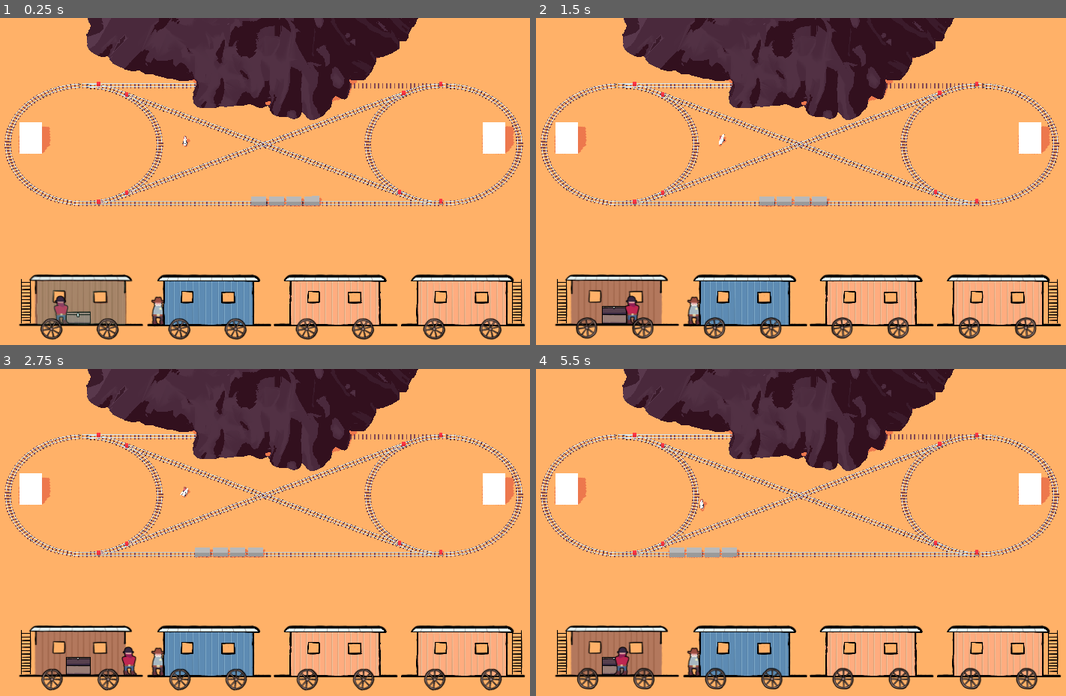
Above: before the commit, frames 1-4 (two rows, left to right).
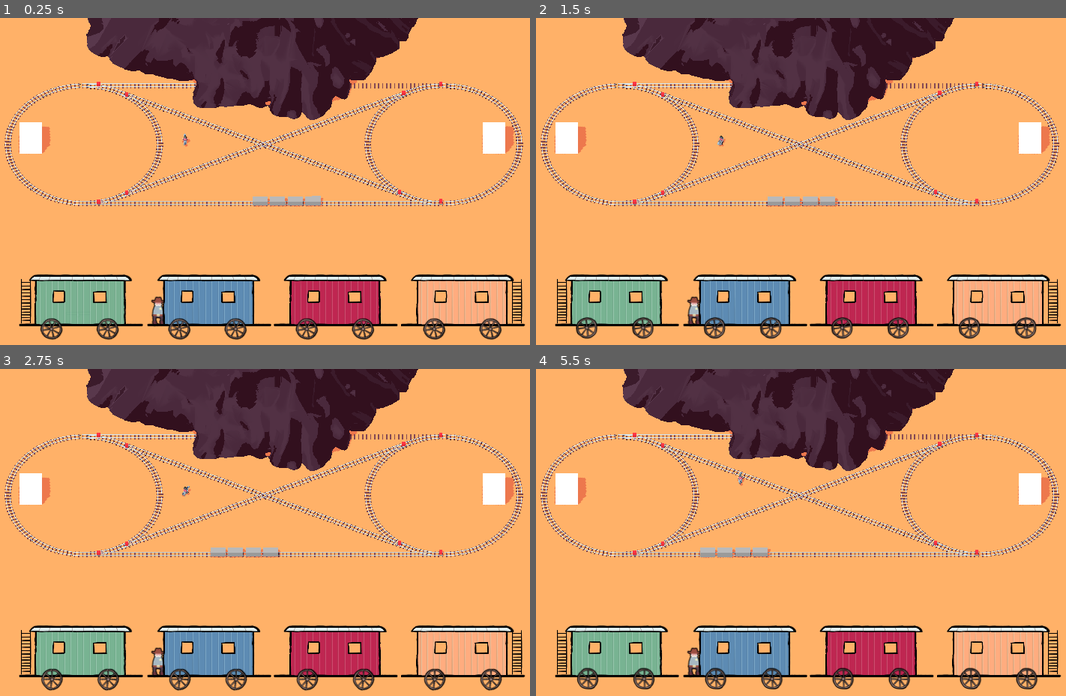
Above: after the commit, the same moments.

Repository: Miltage/train-heist
Game: Godot game, scene res://scenes/main.tscn
The game is run twice, just before and just after one commit, with the same random seed, the same clock (stepped at 60 frames per second) and the same inputs.
Inputs (mouse positions are in pixels of both pictures, inside the frame that each line leads up to):
- Up to frame 1 (0.25 s): no input
- Up to frame 2 (1.5 s): move the mouse to (938, 168) at 0.52 s; hold D (steer_right) 0.53-1.28 s; click (938, 168) at 0.6 s; tap Space (jump) at 0.77 s; move the mouse to (684, 204) at 1.27 s; hold S (move_backward) from 1.28 s (still down); click (684, 204) at 1.35 s
- Up to frame 3 (2.75 s): tap Space (jump) at 1.52 s; move the mouse to (328, 463) at 2.02 s; release S (move_backward) at 2.03 s; hold D (steer_right) from 2.03 s (still down); right-click (328, 463) at 2.1 s; click (328, 463) at 2.3 s
- Up to frame 4 (5.5 s): move the mouse to (774, 604) at 2.77 s; release D (steer_right) at 2.78 s; hold W (move_forward) 2.78-3.53 s; click (774, 604) at 2.85 s; tap Space (jump) at 3.02, 3.77, 4.52 s; move the mouse to (986, 588) at 3.52 s; hold A (steer_left) 3.53-5.03 s; click (986, 588) at 3.6 s; move the mouse to (626, 486) at 4.27 s; right-click (626, 486) at 4.35 s; click (626, 486) at 4.55 s; move the mouse to (838, 539) at 5.02 s; hold S (move_backward) from 5.03 s (still down); click (838, 539) at 5.1 s

The runs differ from the first frame. In frame 1, 5.0% of the frame differs, in the area x 3-100%, y 35-95%; in frame 2, 5.0%; in frame 3, 5.2%; in frame 4, 5.3%, in the area x 3-100%, y 31-95%.

Commit message:
Player can board and leave train

Diff:
--- a/scenes/bandit.tscn
+++ b/scenes/bandit.tscn
@@ -11,8 +11,9 @@
 script = ExtResource("1_wjvvg")
 
 [node name="Sprite2D" type="Sprite2D" parent="."]
+position = Vector2(0, -80)
 texture = ExtResource("1_gvbh8")
 
 [node name="CollisionShape2D" type="CollisionShape2D" parent="."]
-position = Vector2(0, 4)
+position = Vector2(0, -76)
 shape = SubResource("CapsuleShape2D_gvbh8")
--- a/scenes/main.tscn
+++ b/scenes/main.tscn
@@ -92,9 +92,10 @@
 }
 point_count = 2
 
-[node name="Main" type="Node3D" node_paths=PackedStringArray("track")]
+[node name="Main" type="Node3D" node_paths=PackedStringArray("track", "train")]
 script = ExtResource("1_tbgi4")
 track = NodePath("LeftCircle")
+train = NodePath("Train")
 
 [node name="map" parent="." instance=ExtResource("1_o5qli")]
 
--- a/scenes/player.tscn
+++ b/scenes/player.tscn
@@ -4,7 +4,9 @@
 [ext_resource type="Script" uid="uid://cd2g7rcoigx8j" path="res://scripts/Player.gd" id="1_g2els"]
 
 [sub_resource type="StandardMaterial3D" id="StandardMaterial3D_g2els"]
+transparency = 1
 no_depth_test = true
+albedo_color = Color(1, 1, 1, 0.156863)
 
 [sub_resource type="CapsuleShape3D" id="CapsuleShape3D_g2els"]
 radius = 0.2
@@ -15,9 +17,12 @@
 script = ExtResource("1_g2els")
 
 [node name="player" parent="." instance=ExtResource("1_3vyb7")]
-transform = Transform3D(0.15, 0, 0, 0, 0.15, 0, 0, 0, 0.15, 0, 0, 0)
+transform = Transform3D(-0.15, 0, 1.31134e-08, 0, 0.15, 0, -1.31134e-08, 0, -0.15, 0, 0, 0)
 
-[node name="Horse" parent="player" index="1"]
+[node name="Bandit" parent="player" index="0"]
+material_overlay = SubResource("StandardMaterial3D_g2els")
+
+[node name="Horse" parent="player" index="2"]
 material_overlay = SubResource("StandardMaterial3D_g2els")
 
 [node name="CollisionShape3D" type="CollisionShape3D" parent="."]
--- a/scenes/train_2d.tscn
+++ b/scenes/train_2d.tscn
@@ -6,6 +6,7 @@
 [ext_resource type="PackedScene" uid="uid://irdqu84riblt" path="res://scenes/bandit.tscn" id="3_jwsgh"]
 [ext_resource type="Texture2D" uid="uid://cjtxq5hhngj8g" path="res://krita/front4.png" id="4_kgevx"]
 [ext_resource type="PackedScene" uid="uid://bbfkc27lg5t4k" path="res://scenes/chest.tscn" id="4_ko07q"]
+[ext_resource type="Texture2D" uid="uid://0rvxjh72r8ye" path="res://krita/front2.png" id="6_ac5vk"]
 [ext_resource type="PackedScene" uid="uid://dr47mpigdugv1" path="res://scenes/carriage_area.tscn" id="7_ac5vk"]
 [ext_resource type="Texture2D" uid="uid://cwyhyb5clg7uv" path="res://krita/front3.png" id="7_jwsgh"]
 [ext_resource type="Texture2D" uid="uid://cac3njo8rfe5f" path="res://krita/wheel.png" id="9_jwsgh"]
@@ -13,6 +14,9 @@
 
 [sub_resource type="RectangleShape2D" id="RectangleShape2D_jwsgh"]
 size = Vector2(22.5, 462.5)
+
+[sub_resource type="CircleShape2D" id="CircleShape2D_ko07q"]
+radius = 42.5
 
 [node name="Train2D" type="Node2D"]
 texture_filter = 6
@@ -57,17 +61,18 @@
 texture = ExtResource("3_823e8")
 
 [node name="Front1" parent="." instance=ExtResource("7_ac5vk")]
-position = Vector2(2435, 220)
+position = Vector2(2435, 217.5)
 
 [node name="Front2" parent="." instance=ExtResource("7_ac5vk")]
-position = Vector2(1757.5, 220)
+position = Vector2(1757.5, 217.5)
+texture = ExtResource("6_ac5vk")
 
 [node name="Front3" parent="." instance=ExtResource("7_ac5vk")]
-position = Vector2(1082.5, 220)
+position = Vector2(1082.5, 217.5)
 texture = ExtResource("7_jwsgh")
 
 [node name="Front4" parent="." instance=ExtResource("7_ac5vk")]
-position = Vector2(402.5, 220)
+position = Vector2(397.5, 217.5)
 texture = ExtResource("4_kgevx")
 
 [node name="Wheel1" type="Sprite2D" parent="."]
@@ -115,3 +120,15 @@
 [node name="CollisionShape2D3" type="CollisionShape2D" parent="Boundaries"]
 position = Vector2(2808.75, 131.25)
 shape = SubResource("RectangleShape2D_jwsgh")
+
+[node name="Entry" type="Marker2D" parent="."]
+position = Vector2(80, 320)
+
+[node name="BoardArea" type="Area2D" parent="."]
+
+[node name="CollisionShape2D" type="CollisionShape2D" parent="BoardArea"]
+position = Vector2(77.5, 300)
+shape = SubResource("CircleShape2D_ko07q")
+
+[connection signal="body_entered" from="BoardArea" to="." method="_on_board_area_body_entered"]
+[connection signal="body_exited" from="BoardArea" to="." method="_on_board_area_body_exited"]
--- a/scenes/train_car.tscn
+++ b/scenes/train_car.tscn
@@ -1,9 +1,12 @@
-[gd_scene load_steps=3 format=3 uid="uid://csq1hupty5t2b"]
+[gd_scene load_steps=4 format=3 uid="uid://csq1hupty5t2b"]
 
 [ext_resource type="Script" uid="uid://bhphw5nun33p1" path="res://scripts/TrainCar.gd" id="1_6jgwd"]
 
 [sub_resource type="BoxShape3D" id="BoxShape3D_6jgwd"]
 size = Vector3(1.27319, 0.545166, 0.636719)
+
+[sub_resource type="BoxShape3D" id="BoxShape3D_w0owc"]
+size = Vector3(0.730469, 0.757813, 1)
 
 [node name="TrainCar" type="RigidBody3D"]
 collision_mask = 0
@@ -17,3 +20,17 @@
 [node name="CollisionShape3D" type="CollisionShape3D" parent="."]
 transform = Transform3D(1, 0, 0, 0, 1, 0, 0, 0, 1, 0, 0.392212, 0)
 shape = SubResource("BoxShape3D_6jgwd")
+
+[node name="Area3D" type="Area3D" parent="."]
+transform = Transform3D(1, 0, 0, 0, 1, 0, 0, 0, 1, -1.19442, 0, 0)
+
+[node name="CollisionShape3D" type="CollisionShape3D" parent="Area3D"]
+transform = Transform3D(1, 0, 0, 0, 1, 0, 0, 0, 1, 0.121139, 0.407427, 0)
+shape = SubResource("BoxShape3D_w0owc")
+
+[node name="CSGSphere3D" type="CSGSphere3D" parent="."]
+transform = Transform3D(1, 0, 0, 0, 1, 0, 0, 0, 1, -1.07616, 1.12836, 0)
+visible = false
+
+[connection signal="body_entered" from="Area3D" to="." method="_on_area_3d_body_entered"]
+[connection signal="body_exited" from="Area3D" to="." method="_on_area_3d_body_exited"]
--- a/scripts/Main.gd
+++ b/scripts/Main.gd
@@ -2,7 +2,18 @@
 extends Node3D
 
 @export var track:Path3D
-@export var train:TrainCar
+@export var train:Train
+
+func _ready() -> void:
+	train.player_boarded.connect(_on_player_boarded_train)
+	$Train2D.player_left.connect(_on_player_disembarked_train)
 
 func _process(_delta: float) -> void:
 	pass
+
+func _on_player_boarded_train() -> void:
+	$Player.boarded = true
+	$Train2D.board_train()
+
+func _on_player_disembarked_train() -> void:
+	$Player.boarded = false
--- a/scripts/Player.gd
+++ b/scripts/Player.gd
@@ -5,17 +5,34 @@
 const rotateSpeed:float = 0.08
 
 var v:float = 0
+var boarded:bool = false : set = set_boarded
+var followingCar:TrainCar
+var targetPos:Vector3
+var targetRotation:Vector3
 
 func _process(_delta: float) -> void:
-    if (Input.is_action_pressed("move_forward")):
-        v = lerp(v, speed, 0.2)
-    else:
-        v *= 0.8
+	if (boarded):
+		follow_car()
+		return
 
-    if (Input.is_action_pressed("steer_left")):
-        rotate_y(rotateSpeed)
-    if (Input.is_action_pressed("steer_right")):
-        rotate_y(-rotateSpeed)
+	if (Input.is_action_pressed("move_forward")):
+		v = lerp(v, speed, 0.2)
+	else:
+		v *= 0.8
 
-    velocity = velocity.lerp(basis.z * v, 0.2)
-    move_and_slide()
+	if (Input.is_action_pressed("steer_left")):
+		rotate_y(rotateSpeed)
+	if (Input.is_action_pressed("steer_right")):
+		rotate_y(-rotateSpeed)
+
+	velocity = velocity.lerp(-basis.z * v, 0.2)
+	move_and_slide()
+
+func follow_car() -> void:
+	position = followingCar.global_position + followingCar.basis.x * -1.65
+	look_at(followingCar.global_position)
+
+func set_boarded(newBoarded:bool) -> void:
+	boarded = newBoarded
+	$player/Bandit.visible = !boarded
+	$player/Hands.visible = !boarded
--- a/scripts/Train.gd
+++ b/scripts/Train.gd
@@ -1,11 +1,13 @@
 class_name Train
 extends Node3D
+
+signal player_boarded
 
 @export var leftCircle:Path3D
 @export var rightCircle:Path3D
 @export var startingTrack:Path3D
 
-var speed:float = 2
+var speed:float = 1.5
 
 var _cars:Array
 
@@ -17,7 +19,11 @@
         car.rightCircle = rightCircle
         car.set_track(startingTrack)
         car.dir = 1
+        car.player_boarded.connect(_on_player_boarded)
 
 func _process(_delta: float) -> void:
     for car in _cars:
         car.speed = speed
+
+func _on_player_boarded() -> void:
+    player_boarded.emit()
--- a/scripts/Train2D.gd
+++ b/scripts/Train2D.gd
@@ -1,29 +1,53 @@
 extends Node2D
 
+signal player_left
+
 var speed:float = 2
+var playerCanLeave:bool = false
 
 func _process(delta: float) -> void:
-    $Wheel1.rotation += delta * speed
-    $Wheel2.rotation += delta * speed
-    $Wheel3.rotation += delta * speed
-    $Wheel4.rotation += delta * speed
-    $Wheel5.rotation += delta * speed
-    $Wheel6.rotation += delta * speed
-    $Wheel7.rotation += delta * speed
-    $Wheel8.rotation += delta * speed
+	$Wheel1.rotation += delta * speed
+	$Wheel2.rotation += delta * speed
+	$Wheel3.rotation += delta * speed
+	$Wheel4.rotation += delta * speed
+	$Wheel5.rotation += delta * speed
+	$Wheel6.rotation += delta * speed
+	$Wheel7.rotation += delta * speed
+	$Wheel8.rotation += delta * speed
 
 func _ready() -> void:
-    $Chest1.bandit_entered.connect(_on_bandit_entered_chest)
-    $Chest2.bandit_entered.connect(_on_bandit_entered_chest)
-    $Chest3.bandit_entered.connect(_on_bandit_entered_chest)
-    $Chest4.bandit_entered.connect(_on_bandit_entered_chest)
-    $Chest1.bandit_exited.connect(_on_bandit_exited_chest)
-    $Chest2.bandit_exited.connect(_on_bandit_exited_chest)
-    $Chest3.bandit_exited.connect(_on_bandit_exited_chest)
-    $Chest4.bandit_exited.connect(_on_bandit_exited_chest)
+	$Bandit.hide()
+	$Bandit.position = Vector2(0, 0)
+	$Chest1.bandit_entered.connect(_on_bandit_entered_chest)
+	$Chest2.bandit_entered.connect(_on_bandit_entered_chest)
+	$Chest3.bandit_entered.connect(_on_bandit_entered_chest)
+	$Chest4.bandit_entered.connect(_on_bandit_entered_chest)
+	$Chest1.bandit_exited.connect(_on_bandit_exited_chest)
+	$Chest2.bandit_exited.connect(_on_bandit_exited_chest)
+	$Chest3.bandit_exited.connect(_on_bandit_exited_chest)
+	$Chest4.bandit_exited.connect(_on_bandit_exited_chest)
 
 func _on_bandit_entered_chest() -> void:
-    $Bandit.hide()
+	$Bandit.hide()
 
 func _on_bandit_exited_chest() -> void:
-    $Bandit.show()
+	$Bandit.show()
+
+func board_train() -> void:
+	$Bandit.show()
+	$Bandit.dir = 1
+	$Bandit.position = $Entry.position
+
+func leave_train() -> void:
+	$Bandit.hide()
+	player_left.emit()
+
+func _on_board_area_body_entered(body:Node2D) -> void:
+	if (body is Bandit): playerCanLeave = true
+
+func _on_board_area_body_exited(body:Node2D) -> void:
+	if (body is Bandit): playerCanLeave = false
+
+func _input(_event: InputEvent) -> void:
+	if (Input.is_action_just_pressed("interact") && playerCanLeave):
+		leave_train()
--- a/scripts/TrainCar.gd
+++ b/scripts/TrainCar.gd
@@ -1,5 +1,7 @@
 class_name TrainCar
 extends RigidBody3D
+
+signal player_boarded
 
 @export var last:bool
 @export var leadingCar:TrainCar
@@ -10,56 +12,70 @@
 
 var _track:Path3D
 var _velocity:Vector3
+var _playerBehind:bool
 
 var t:float
 var dir:float
 var speed:float
 
 func _ready() -> void:
-    dir = 1
-    _track = startingTrack
+	dir = 1
+	_track = startingTrack
 
 func _physics_process(delta: float) -> void:
-    t += delta * speed * dir
-    if (_track):
-        var trackTransform:Transform3D = _track.curve.sample_baked_with_rotation(t, true, true)
-        var nextPos:Vector3 = _track.position + trackTransform.origin
-        _velocity = nextPos - global_position
-        move_and_collide(_velocity)
-        global_basis = trackTransform.basis.rotated(Vector3.UP, PI/2)
-        #print(t)
-        if (t >= _track.curve.get_baked_length() || t <= 0.0):
-            if (is_on_circle()):
-                t = _track.curve.get_baked_length() if (t <= 0.0) else 0.0
-            else:
-                set_track(get_closest_circle())
+	t += delta * speed * dir
+	if (_track):
+		var trackTransform:Transform3D = _track.curve.sample_baked_with_rotation(t, true, true)
+		var nextPos:Vector3 = _track.position + trackTransform.origin
+		_velocity = nextPos - global_position
+		move_and_collide(_velocity)
+		global_basis = trackTransform.basis.rotated(Vector3.UP, PI/2 * dir)
+		#print(t)
+		if (t >= _track.curve.get_baked_length() || t <= 0.0):
+			if (is_on_circle()):
+				t = _track.curve.get_baked_length() if (t <= 0.0) else 0.0
+			else:
+				set_track(get_closest_circle())
 
 func set_track(nextTrack:Path3D) -> void:
-    if (_track == nextTrack): return
+	if (_track == nextTrack): return
 
-    _track = nextTrack
-    t = _track.curve.get_closest_offset(global_position - _track.position)
-    if (!is_on_circle()):
-        if (t > _track.curve.get_baked_length() * 0.5):
-            dir = -1
-        else:
-            dir = 1
-    else:
-        var dz:float = global_position.z - _track.position.z
-        if (dz > 0 && global_position.x < 0 || dz < 0 && global_position.x > 0): dir = 1
-        elif (dz < 0 && global_position.x < 0 || dz > 0 && global_position.x > 0): dir = -1
+	_track = nextTrack
+	t = _track.curve.get_closest_offset(global_position - _track.position)
+	if (!is_on_circle()):
+		if (t > _track.curve.get_baked_length() * 0.5):
+			dir = -1
+		else:
+			dir = 1
+	else:
+		var dz:float = global_position.z - _track.position.z
+		if (dz > 0 && global_position.x < 0 || dz < 0 && global_position.x > 0): dir = 1
+		elif (dz < 0 && global_position.x < 0 || dz > 0 && global_position.x > 0): dir = -1
 
 func get_track() -> Path3D:
-    return _track
+	return _track
 
 func get_closest_circle() -> Path3D:
-    if (global_position.x < 0):
-        return leftCircle
-    else:
-        return rightCircle
+	if (global_position.x < 0):
+		return leftCircle
+	else:
+		return rightCircle
 
 func is_on_circle() -> bool:
-    return _track == leftCircle || _track == rightCircle
+	return _track == leftCircle || _track == rightCircle
 
 func get_velocity() -> Vector3:
-    return _velocity
+	return _velocity
+
+func _on_area_3d_body_entered(body:Node3D) -> void:
+	if (body is Player && last):
+		_playerBehind = true
+		(body as Player).followingCar = self
+
+func _on_area_3d_body_exited(body:Node3D) -> void:
+	if (body is Player):
+		_playerBehind = false
+
+func _input(_event: InputEvent) -> void:
+	if (Input.is_action_just_pressed("interact") && _playerBehind && last):
+		player_boarded.emit()
Binary file changed: blender/player.fbx
Not shown: 1 places in scenes/train_2d.tscn that only renumber resources
Not shown, changed: blender/player.blend
Not shown, changed: blender/player.blend1
